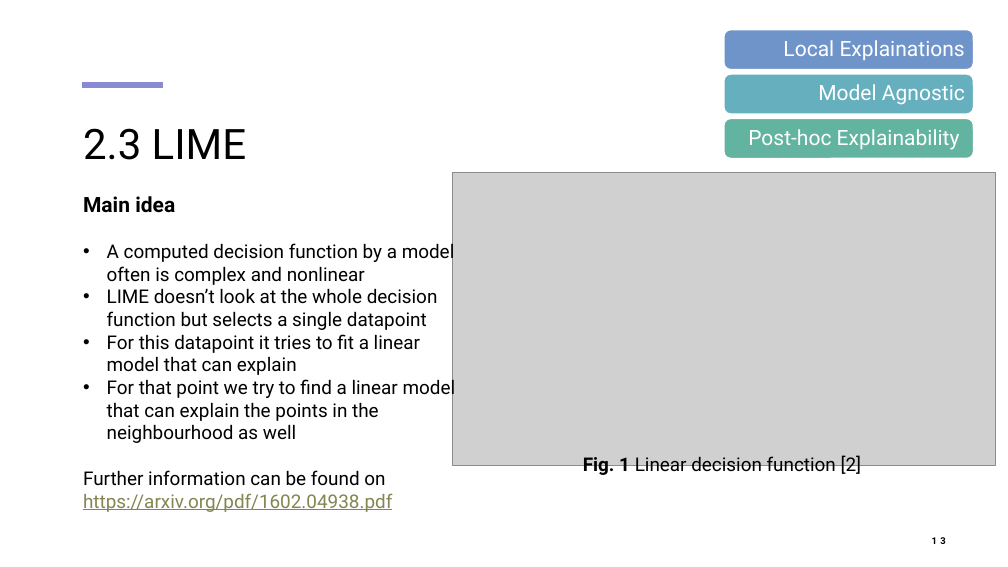
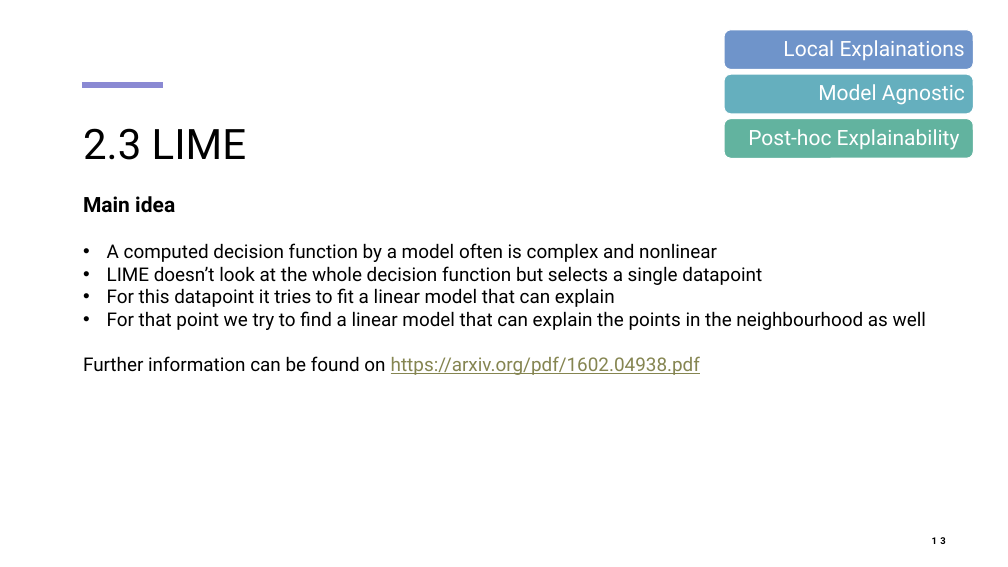
Before and after one commit to mahmouddraz/xai, a slide deck: slide 13 of Presentation Workshop.pptx. Drawn at 1008x567 pixels with LibreOffice and Linux fonts; fonts in the diff are those of the drawing; grey boxes stand for pictures. Boxes give left, top, right and bottom in pixels: in the first picture for what was removed or moved away, otherwise in the second. Text is boxed around its words. In the diff, an @@ line names an element or a change of style, - is before the commit and + after.

Commit message:
added more illustrations for LIME

```diff
--- a/Presentation Workshop.pptx
+++ b/Presentation Workshop.pptx
@@ picture removed at <box>453,172,996,466</box> @@
@@ text "Main idea" rewrapped from <box>83,196,456,512</box> to <box>83,196,926,375</box> @@
@@ text removed at <box>583,455,862,477</box> @@
-Fig. 1 Linear decision function [2]
```
Also in this commit, not shown: 2 slides added, 1 other file.
